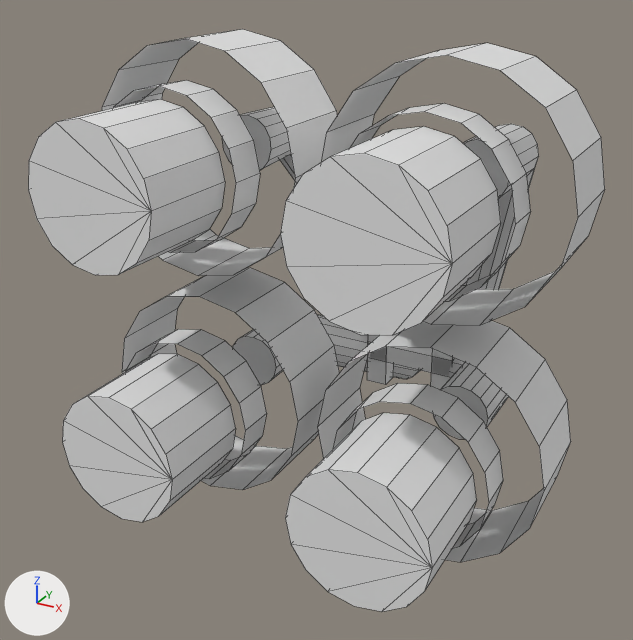
The OBJ model src/main/resources/assets/renewables/models/hv_conductor_run/end.obj as it was, and as the next commit left it.
Camera for both pictures: a 50 mm camera at (0.82, -1.16, 0.479) aimed at (0.476, -0.534, 0.166). Every picture has the same lights, and +X, +Y and +Z are marked at lower left. The first picture is the older version. Mesh edges are drawn as thin lines. Where no turn or scale is listed for an object, it has been applied to the vertices.

Before the edit, the objects in view are built like this:
```python
me_clamp = bpy.data.meshes.new('clamp')
me_clamp.from_pydata(...)  # 384 vertices, 220 faces; spans x 0.297..0.703, y -0.716..-0.512, z 0.0..0.407
me_clamp.materials.append(mat_fitting)  # its picture is missing
me_conductor = bpy.data.meshes.new('conductor')
me_conductor.from_pydata(...)  # 256 vertices, 200 faces; spans x 0.367..0.633, y -0.512..-0.287, z 0.0..0.336
me_conductor.materials.append(mat_conductor)  # its picture is missing
me_spacer = bpy.data.meshes.new('spacer')
me_spacer.from_pydata(...)  # a box spanning x 0.4512..0.4737, y -0.3725..-0.3525, z 0.026..0.101; a box spanning x 0.5263..0.5487, y -0.3725..-0.3525, z 0.026..0.101; a box spanning x 0.4512..0.5487, y -0.3725..-0.3525, z 0.0535..0.0735
me_spacer.materials.append(mat_spacer)  # its picture is missing
ob_clamp = bpy.data.objects.new('clamp', me_clamp)
ob_clamp.location = (0.0, 0.0, 0.0)
ob_conductor = bpy.data.objects.new('conductor', me_conductor)
ob_conductor.location = (0.0, 0.0, 0.0)
ob_spacer = bpy.data.objects.new('spacer', me_spacer)
ob_spacer.location = (0.0, 0.0, 0.0)
```
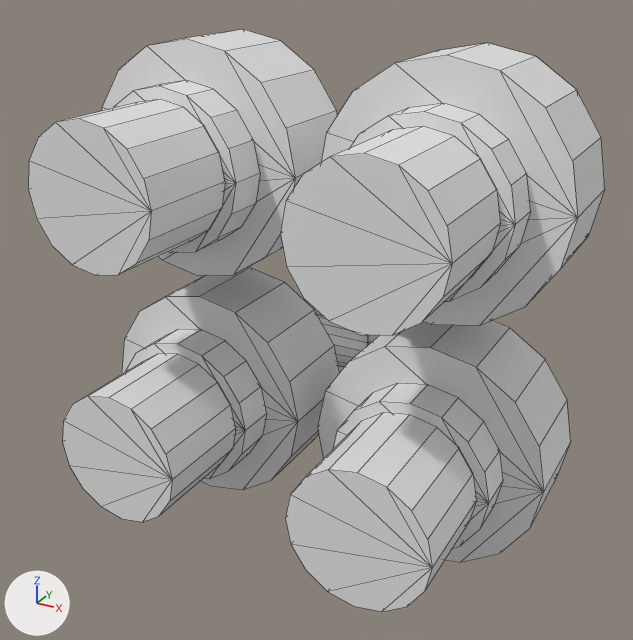
What the commit changed:
me_clamp is used by ob_clamp; location (0.0, 0.0, 0.0).
me_clamp had 384 vertices, 220 faces and spanned x 0.297..0.703, y -0.716..-0.512, z 0.0..0.407.
me_clamp now has 384 vertices, 304 faces and spans x 0.297..0.703, y -0.716..-0.512, z 0.0..0.407.
Part 1, on me_clamp:
56 new faces join them.
Other edits to the shape of me_clamp do not show in these pictures.

What differs and where, as boxes (x1, y1, x2, y2) in the pictures (633 x 640 px):
part 1 of me_clamp, added: after (102, 38, 578, 562)
'conductor', unchanged, covered by the edit: before (222, 107, 539, 439); after (317, 314, 369, 367)
'spacer', unchanged, covered by the edit: before (367, 335, 455, 390); after (368, 335, 379, 344)
